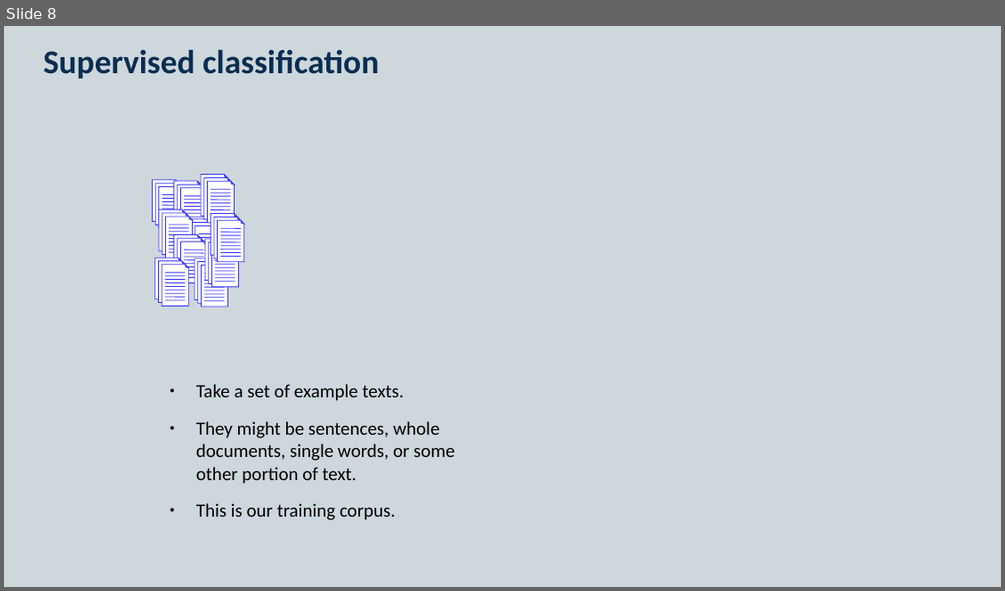
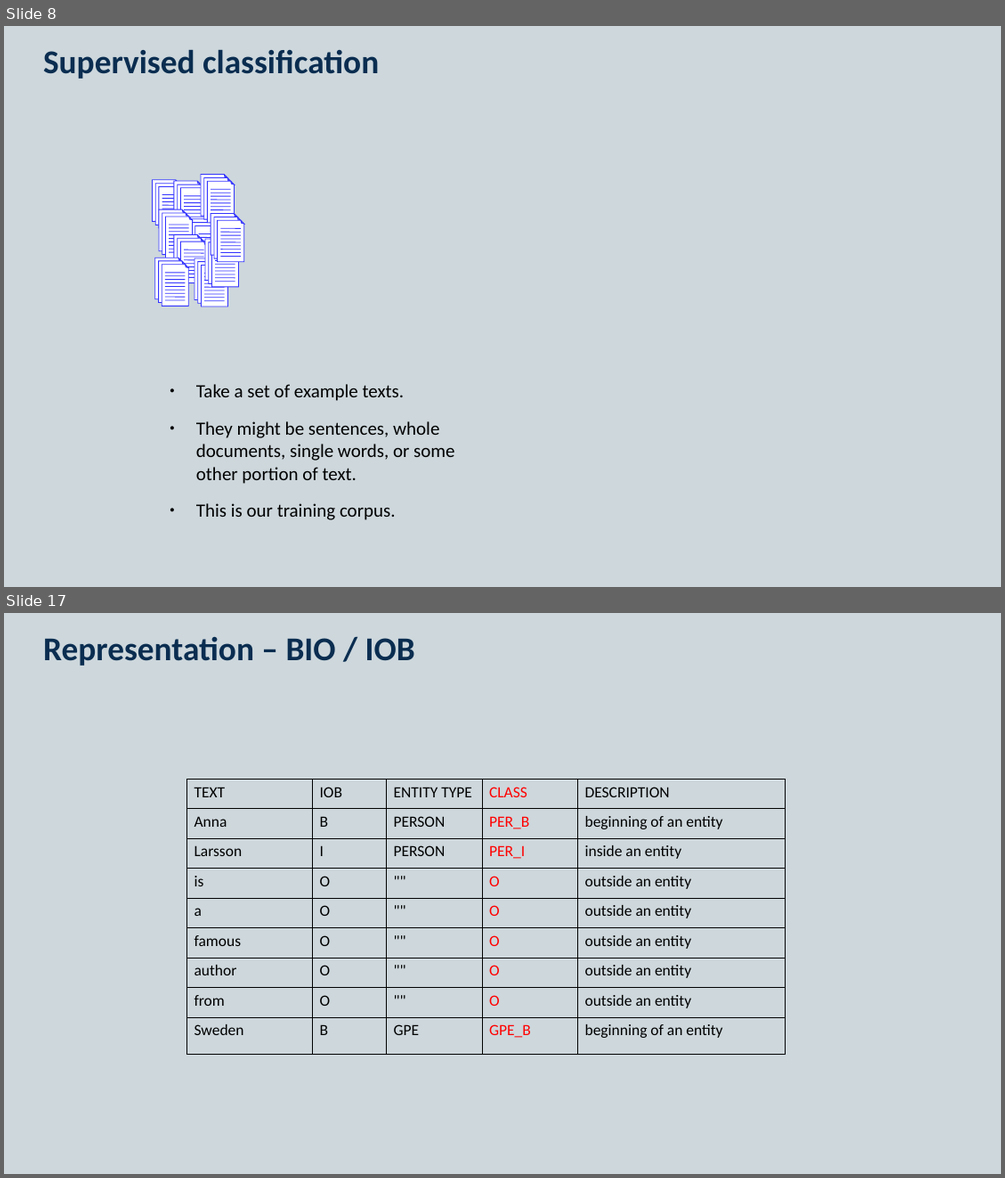
Before and after one commit to KCL-Health-NLP/nlp-half-day-workshop, a slide deck: presentations/classification.pptx. Shown one above the other, each under a label of ours: slide 8 before the commit, slides 8 and 17 after it; the slides between them are not shown. The pictures are 1005x591 and 1005x1178 pixels, drawn with LibreOffice and Linux fonts; fonts in the diff are those of the drawing. Boxes give left, top, right and bottom in pixels: in the first picture for what was removed or moved away, otherwise in the second. Text is boxed around its words. In the diff, an @@ line names an element or a change of style, - is before the commit and + after.

Commit message:
adding in some slides

```diff
--- a/presentations/classification.pptx
+++ b/presentations/classification.pptx
@@ slide 17 added at [4, 613, 1001, 1174], background #CDD7DC; not listed: 2 template elements that a slide beside it also shows @@
@@ title added at [43, 637, 415, 666], 32 pt, text #0A2D50, bold @@
+Representation – BIO / IOB
@@ table added at [187, 779, 785, 1054], 9 rows, 5 columns @@
+TEXT | IOB | ENTITY TYPE | CLASS | DESCRIPTION
+Anna | B | PERSON | PER_B | beginning of an entity
+Larsson | I | PERSON | PER_I | inside an entity
+is | O | "" | O | outside an entity
+a | O | "" | O | outside an entity
+famous | O | "" | O | outside an entity
+author | O | "" | O | outside an entity
+from | O | "" | O | outside an entity
+Sweden | B | GPE | GPE_B | beginning of an entity
```
Also in this commit, not shown: 3 other slides added.
